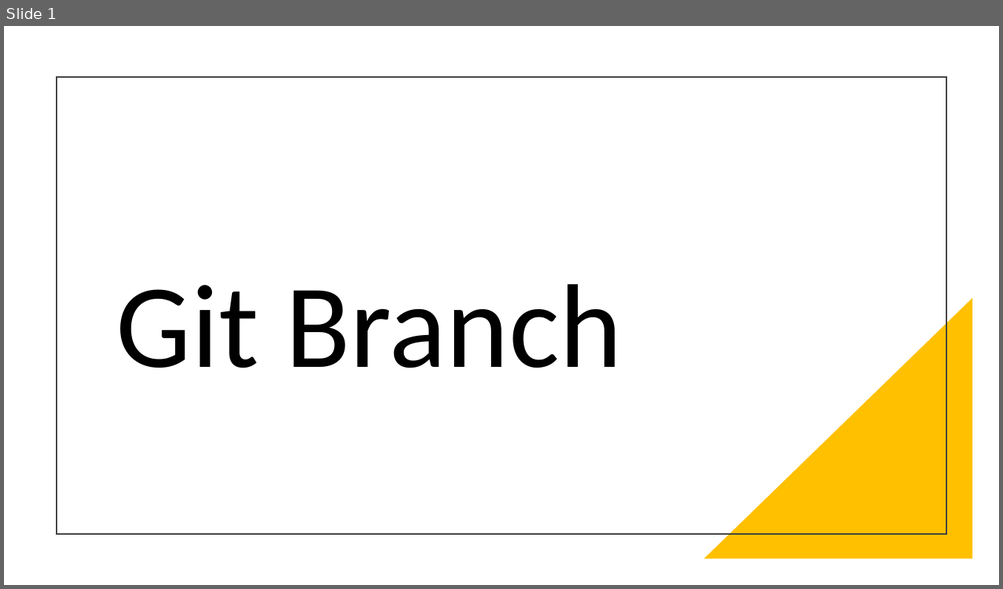
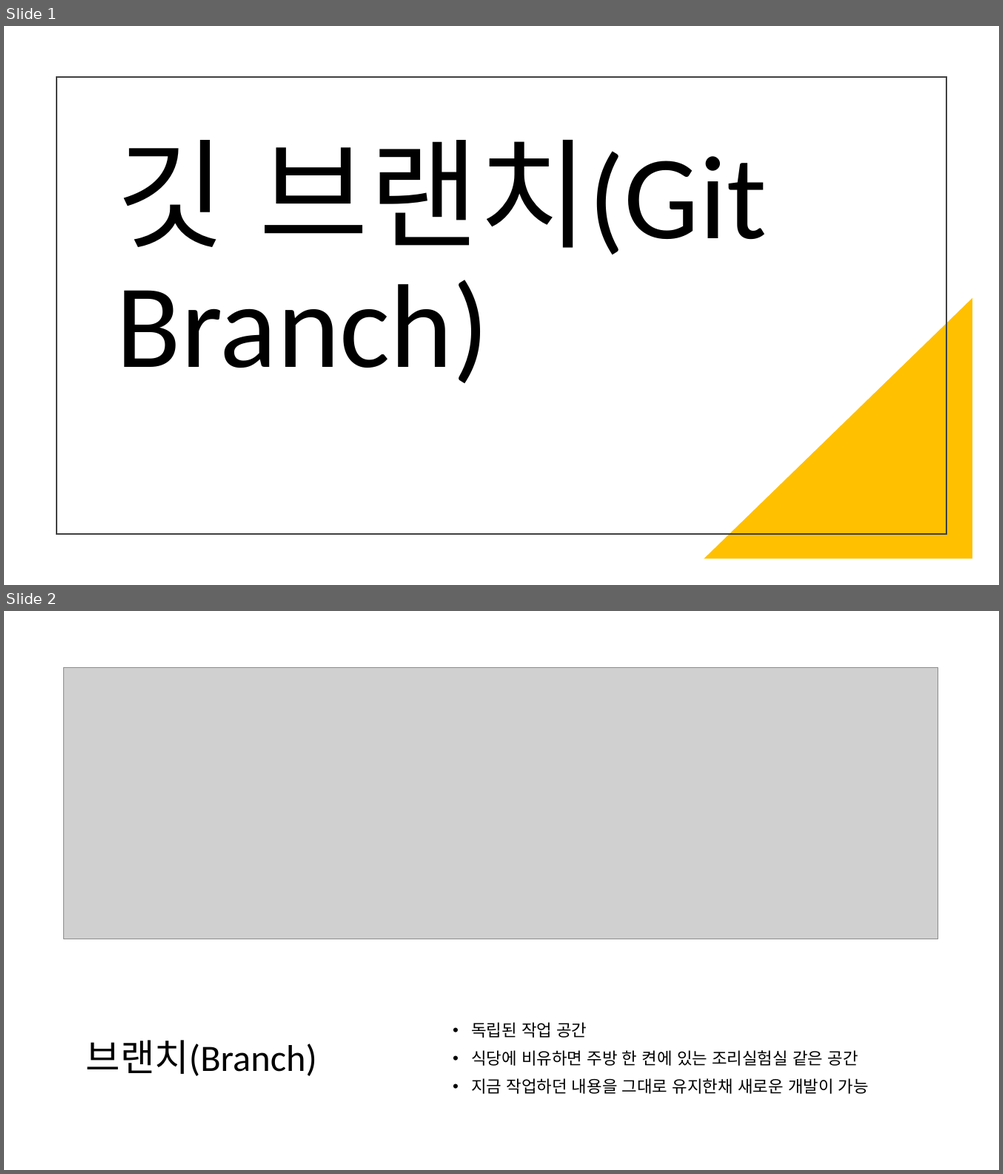
Before and after one commit to dhchoi-lazy/course-materials, a slide deck: week12/branch.pptx. Shown one above the other, each under a label of ours: slide 1 before the commit, slides 1 and 2 after it. The pictures are 1003x589 and 1003x1174 pixels, drawn with LibreOffice and Linux fonts; fonts in the diff are those of the drawing; grey boxes stand for pictures. Boxes give left, top, right and bottom in pixels: in the first picture for what was removed or moved away, otherwise in the second. Text is boxed around its words. In the diff, an @@ line names an element or a change of style, - is before the commit and + after.

Commit message:
korean git branch pptx

```diff
--- a/week12/branch.pptx
+++ b/week12/branch.pptx
@@ slide 2 added at (4,611,999,1170), background #FFFFFF @@
@@ picture added at (64,668,938,939) @@
@@ text added at (471,1022,868,1094), 16 pt, text #000000 @@
+• 독립된 작업 공간
+• 식당에 비유하면 주방 한 켠에 있는 조리실험실 같은 공간
+• 지금 작업하던 내용을 그대로 유지한채 새로운 개발이 가능
@@ title added at (86,1040,317,1076), 36 pt, text #000000 @@
+브랜치(Branch)
@@ slide 1 changed as well @@
@@ title at (116,140,766,383): text changed @@
-Git Branch
+깃 브랜치(Git Branch)
```
Also in this commit, not shown: 1 slide removed.
